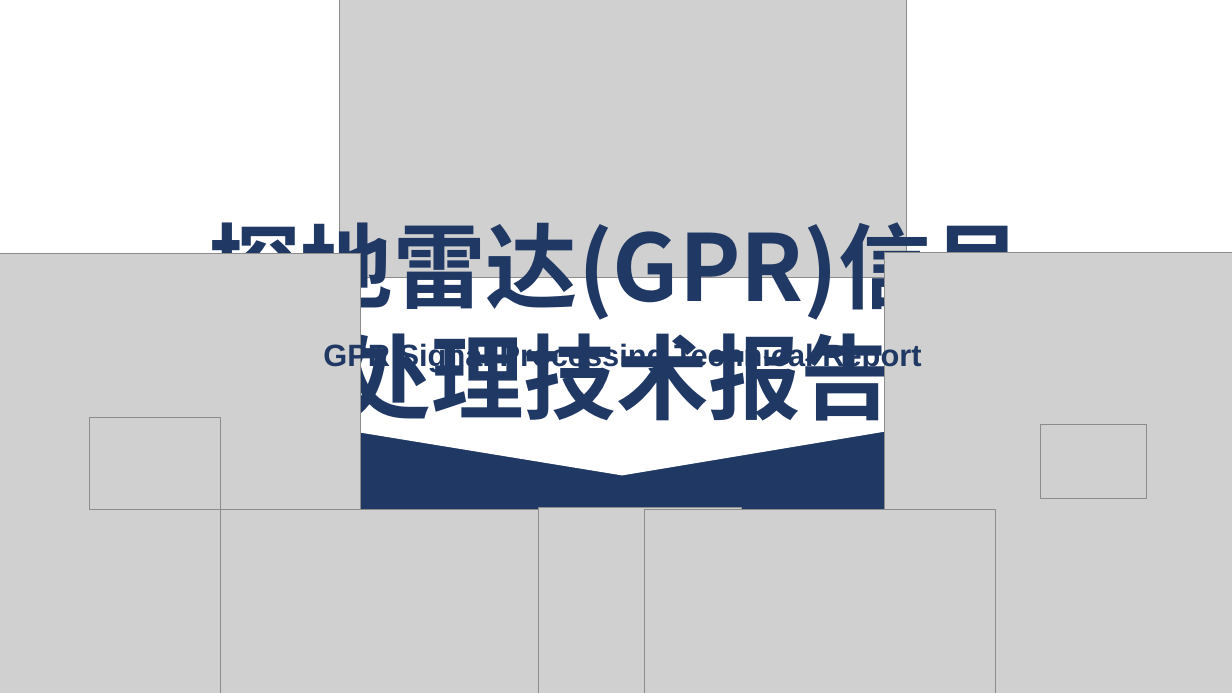
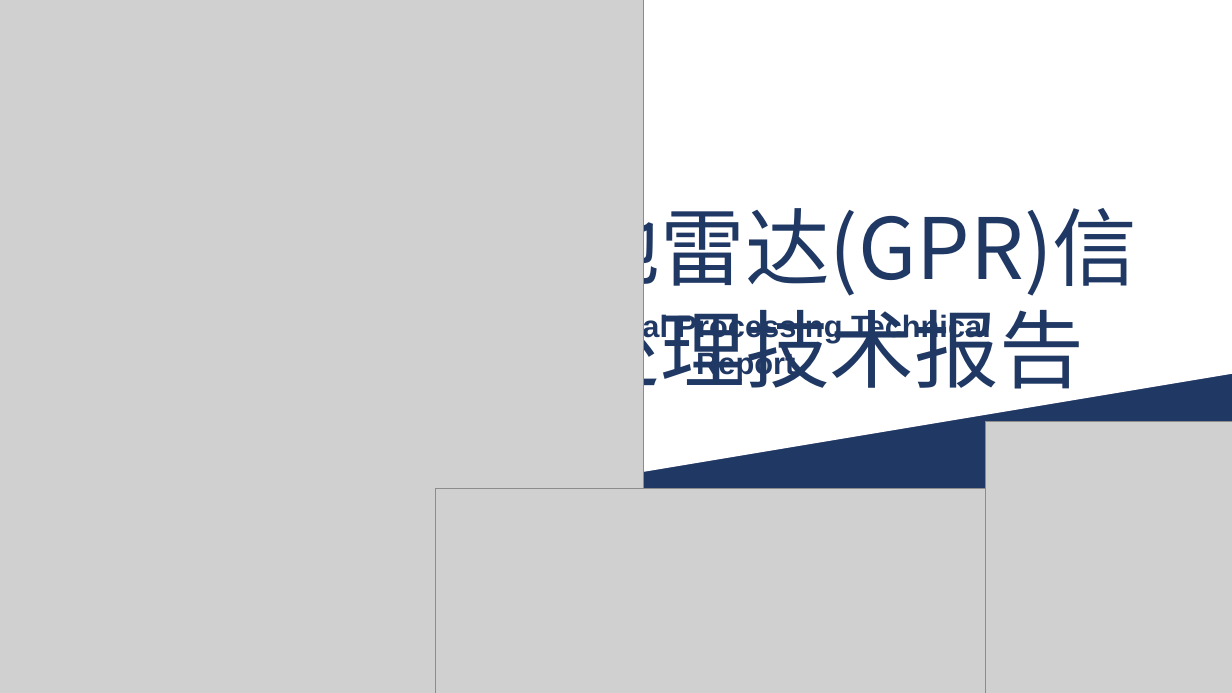
Before and after one commit to CYberkra/temp_repository, a slide deck: slide 1 of GPR算法报告_2026-03-02.pptx. Drawn at 1232x693 pixels with LibreOffice and Linux fonts; fonts in the diff are those of the drawing; grey boxes stand for pictures. Boxes give left, top, right and bottom in pixels: in the first picture for what was removed or moved away, otherwise in the second. Text is boxed around its words. In the diff, an @@ line names an element or a change of style, - is before the commit and + after.

Commit message:
Align GPR report style with project progress template

```diff
--- a/GPR算法报告_2026-03-02.pptx
+++ b/GPR算法报告_2026-03-02.pptx
@@ picture added at <box>0,0,643,693</box> @@
@@ picture removed at <box>339,0,907,277</box> @@
@@ text "探地雷达(GPR)信号处理技术报告": place and size @@
-text "探地雷达(GPR)信号处理技术报告" at <box>208,207,1023,435</box>
+text "探地雷达(GPR)信号处理技术报告" at <box>491,194,1138,402</box>
@@ text "探地雷达(GPR)信号处理技术报告" at <box>491,194,1138,402</box>: size 72 to 66 pt, bold off; alignment centre to left @@
@@ text "GPR Signal Processing Technical Report" rewrapped from <box>323,341,921,371</box> to <box>491,194,1138,379</box> @@
@@ picture removed at <box>0,254,360,693</box> @@
@@ picture removed at <box>884,252,1232,693</box> @@
@@ rectangle: place and size @@
-rectangle at <box>0,289,1232,372</box>
+rectangle at <box>0,318,1232,370</box>
@@ picture removed at <box>90,418,221,510</box> @@
@@ picture added at <box>986,421,1232,693</box> @@
@@ picture removed at <box>1041,424,1147,499</box> @@
@@ picture added at <box>436,489,1083,693</box> @@
@@ picture removed at <box>539,507,741,693</box> @@
@@ picture removed at <box>221,510,563,693</box> @@
@@ picture removed at <box>645,510,996,693</box> @@
```
Also in this commit, not shown: 1 other slide changed.
